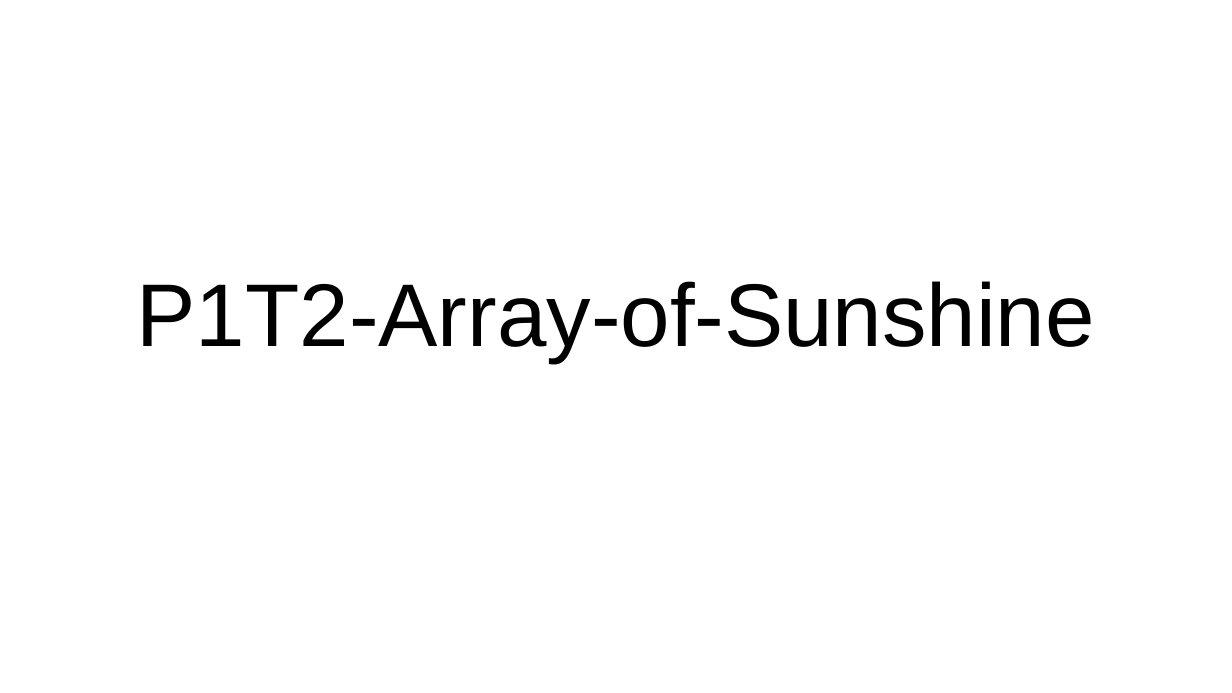
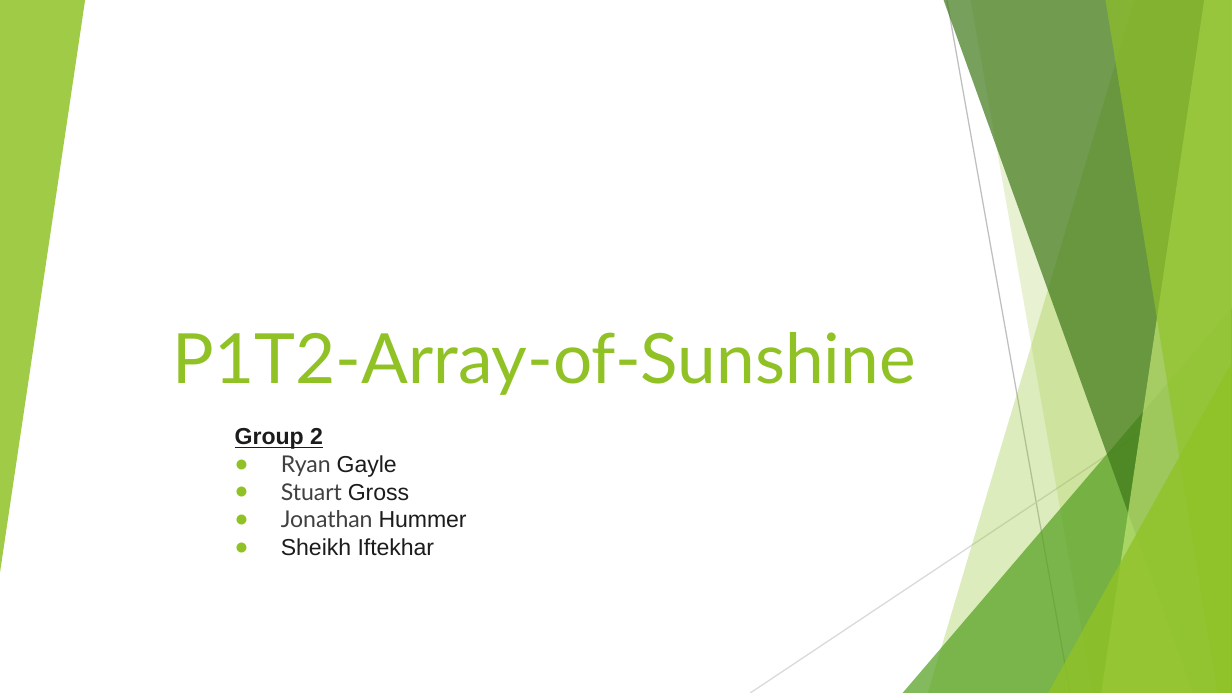
Before and after one commit to sigros02/Project1, a slide deck: slide 1 of assets/reference/Project Presentation Template.pptx. Drawn at 1232x693 pixels with LibreOffice and Linux fonts; fonts in the diff are those of the drawing. Boxes give left, top, right and bottom in pixels: in the first picture for what was removed or moved away, otherwise in the second. Text is boxed around its words. In the diff, an @@ line names an element or a change of style, - is before the commit and + after.

```diff
--- a/assets/reference/Project Presentation Template.pptx
+++ b/assets/reference/Project Presentation Template.pptx
@@ group added at <box>0,0,1232,693</box>: 5 freeform shapes, 3 triangles, 2 lines @@
@@ title "P1T2-Array-of-Sunshine": place and size @@
-title "P1T2-Array-of-Sunshine" at <box>137,281,1095,362</box>
+title "P1T2-Array-of-Sunshine" at <box>173,332,916,395</box>
@@ title "P1T2-Array-of-Sunshine" at <box>173,332,916,395</box>: size 52 to 40.5 pt, font Arial to Lato, text colour #000000 to #90C226 @@
@@ text added at <box>235,428,467,556</box>, 13.5 pt, text #1D1C1D @@
+Group 2
+● Ryan Gayle
+● Stuart Gross
+● Jonathan Hummer
+● Sheikh Iftekhar
```
Also in this commit, not shown: 5 other slides changed, 2 slides added, 1 slide removed, 2 other files.
